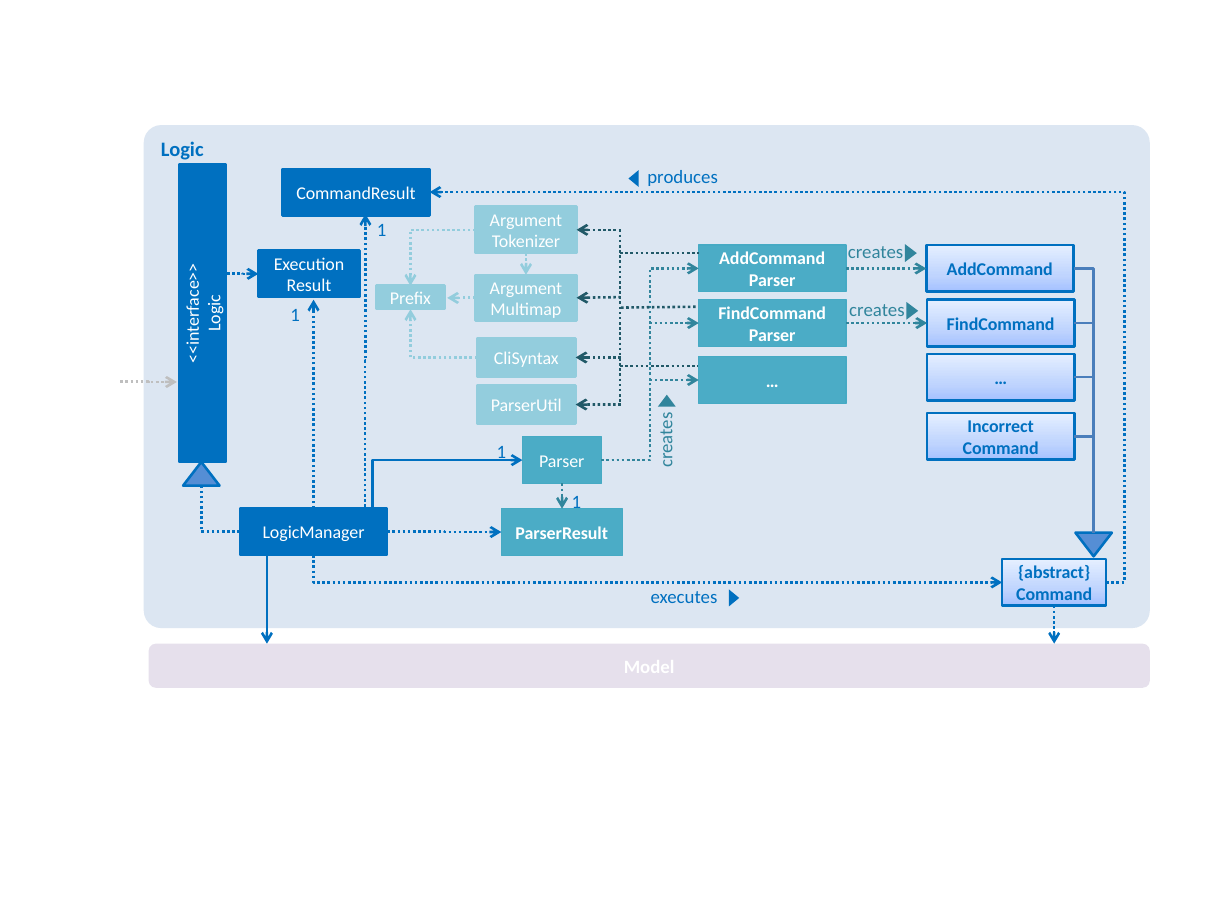
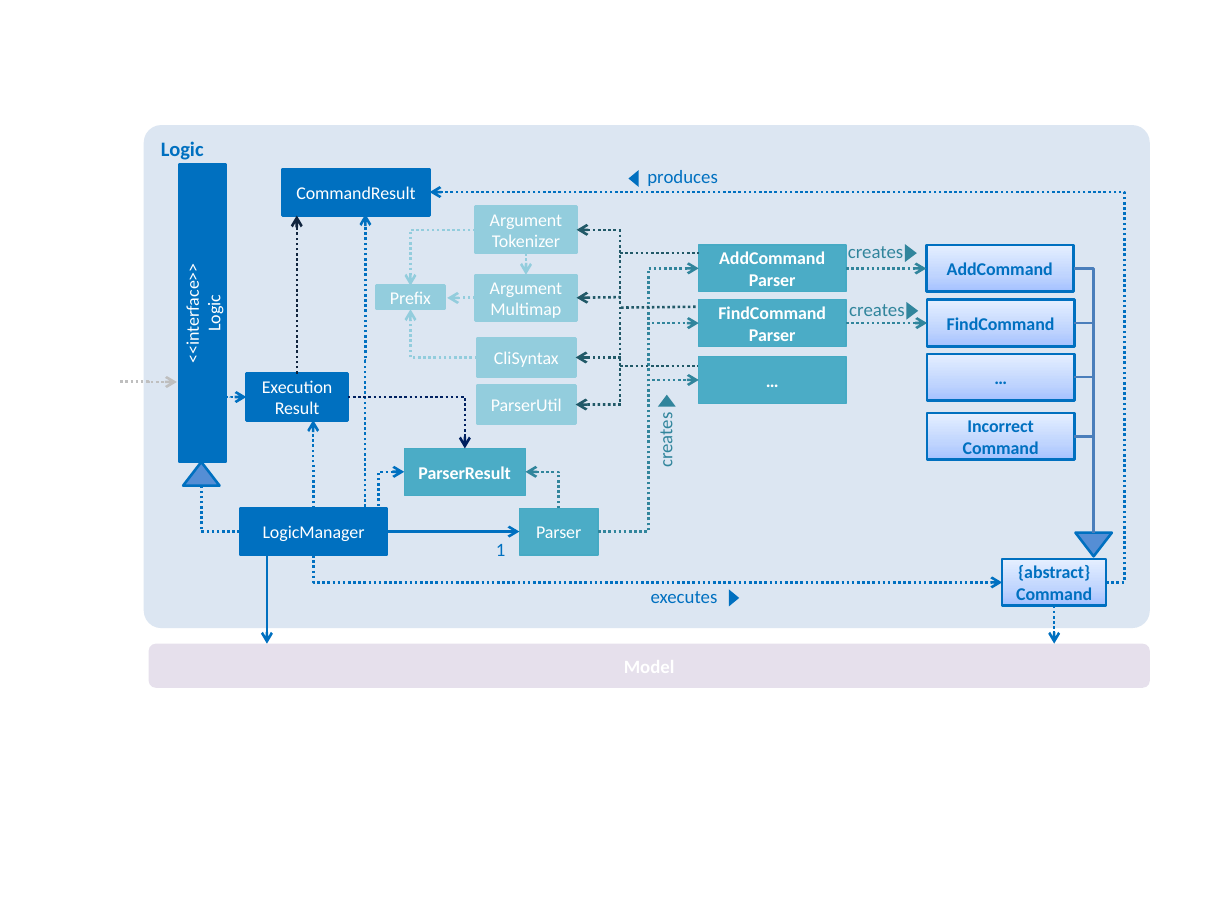
Before and after one commit to se-edu/addressbook-level4, a slide deck: slide 1 of docs/diagrams/LogicComponentClassDiagram.pptx. Drawn at 1232x924 pixels with LibreOffice and Linux fonts; fonts in the diff are those of the drawing. Boxes give left, top, right and bottom in pixels: in the first picture for what was removed or moved away, otherwise in the second. Text is boxed around its words. In the diff, an @@ line names an element or a change of style, - is before the commit and + after.

```diff
--- a/docs/diagrams/LogicComponentClassDiagram.pptx
+++ b/docs/diagrams/LogicComponentClassDiagram.pptx
@@ elbow arrow added from (297, 373) to (297, 216), #0F243E 1.5 pt dashed @@
@@ text removed at (377, 224, 387, 236) @@
-1
@@ elbow arrow moved from (601, 460) - (699, 269) to (599, 532) - (699, 269) @@
@@ text removed at (290, 309, 300, 321) @@
-1
@@ elbow arrow moved from (601, 460) - (699, 323) to (599, 532) - (699, 323) @@
@@ rectangle "Execution": place and size @@
-rectangle "Execution" at (259, 250, 360, 297)
+rectangle "Execution" at (246, 373, 347, 420)
@@ elbow arrow moved from (601, 460) - (699, 379) to (599, 532) - (699, 379) @@
@@ elbow arrow moved from (227, 274) - (259, 274) to (216, 397) - (246, 397) @@
@@ elbow arrow added from (347, 397) to (464, 448), #002060 1.5 pt dashed @@
@@ elbow arrow moved from (314, 509) - (314, 299) to (314, 509) - (313, 420) @@
@@ rectangle "ParserResult": place and size @@
-rectangle "ParserResult" at (501, 509, 622, 556)
+rectangle "ParserResult" at (404, 448, 525, 495)
@@ text removed at (497, 446, 507, 461) @@
-1
@@ elbow arrow moved from (387, 532) - (501, 532) to (378, 506) - (404, 472) @@
@@ elbow arrow moved from (562, 483) - (562, 509) to (559, 509) - (526, 472) @@
@@ rectangle "Parser": place and size @@
-rectangle "Parser" at (522, 437, 601, 484)
+rectangle "Parser" at (520, 509, 599, 556)
@@ elbow arrow moved from (387, 532) - (522, 460) to (387, 532) - (520, 532) @@
@@ text "1" rewrapped from (572, 496, 582, 513) to (496, 544, 506, 556) @@
```
Also in this commit, not shown: 1 other file.
